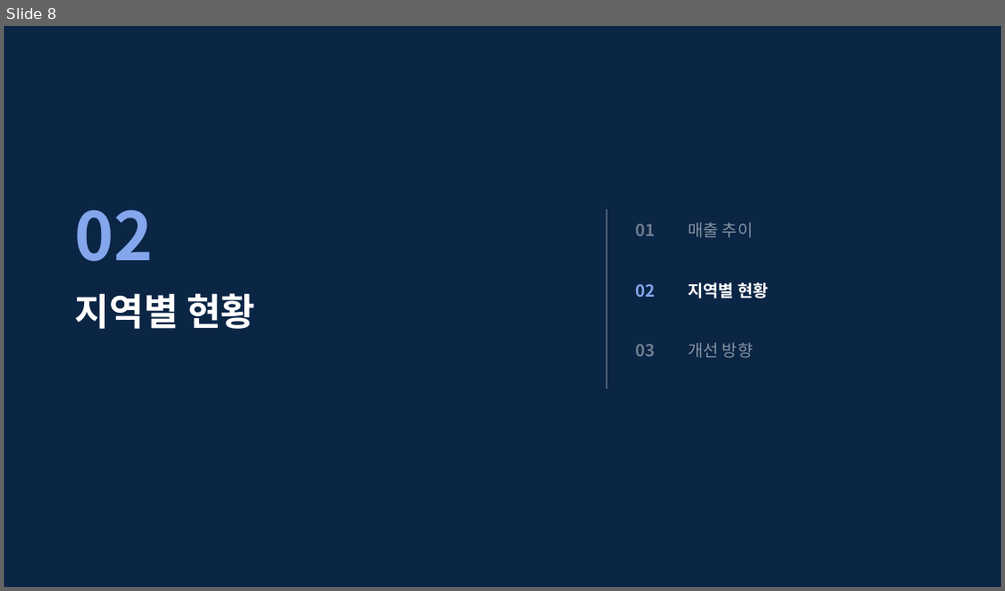
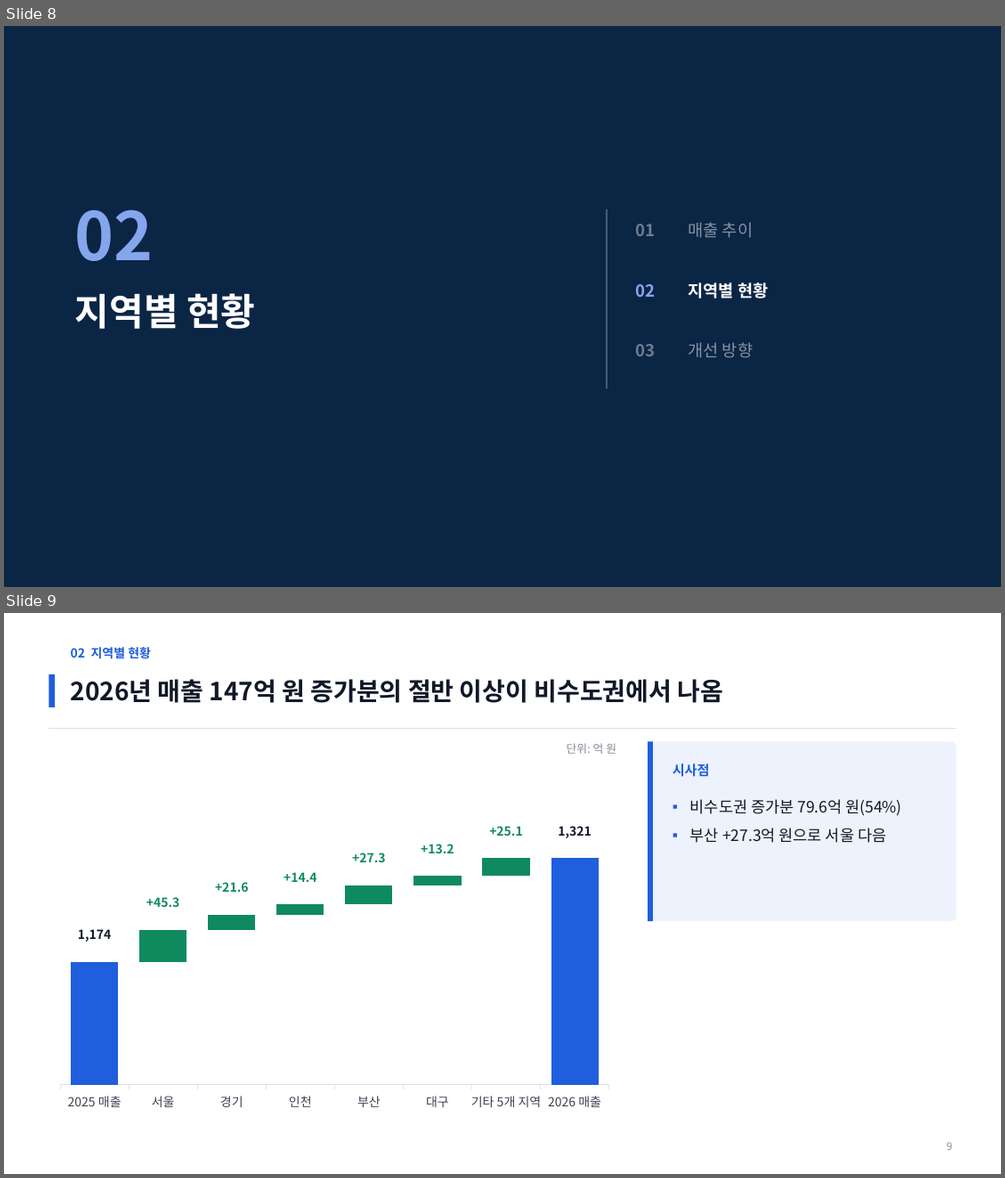
Before and after one commit to coindesktop/Awesome-PPT-SKILL, a slide deck: examples/sales-report/deck.pptx. Shown one above the other, each under a label of ours: slide 8 before the commit, slides 8 and 9 after it. The pictures are 1005x591 and 1005x1178 pixels, drawn with LibreOffice and Linux fonts; fonts in the diff are those of the drawing. Boxes give left, top, right and bottom in pixels: in the first picture for what was removed or moved away, otherwise in the second. Text is boxed around its words. In the diff, an @@ line names an element or a change of style, - is before the commit and + after.

```diff
--- a/examples/sales-report/deck.pptx
+++ b/examples/sales-report/deck.pptx
@@ slide 9 added at [4,613,1001,1174], background #FFFFFF @@
@@ text added at [71,647,151,659], 12 pt, text #1F5EDC, bold @@
+02 지역별 현황
@@ rectangle added at [48,674,55,707], fill #1F5EDC @@
@@ title added at [71,679,724,703], 24 pt, text #111827, bold @@
+2026년 매출 147억 원 증가분의 절반 이상이 비수도권에서 나옴
@@ line added from (48, 728) to (956, 728), #DDE3EC 1 pt @@
@@ text added at [566,743,616,754], 11 pt, text #838B98 @@
+단위: 억 원
@@ rounded rectangle added at [647,742,956,921], fill #EDF2FC @@
@@ rectangle added at [647,742,653,921], fill #1F5EDC @@
@@ column stacked chart added at [48,761,620,1118] @@
+categories: 2025 매출, 서울, 경기, 인천, 부산, 대구, 기타 5개 지역, 2026 매출
+Series 1: 0, 89, 92, 94, 95, 97, 98, 0
+Series 2: 89, -, -, -, -, -, -, 100
+Series 3: -, 3, 2, 1, 2, 1, 2, -
+Series 4: -, -, -, -, -, -, -, -
+Series 5: 6, 6, 6, 6, 6, 6, 6, 6
@@ text added at [672,763,710,777], 13 pt, text #1F5EDC, bold @@
+시사점
@@ text added at [690,799,901,843], 15 pt, text #111827 @@
+▪ 비수도권 증가분 79.6억 원(54%)
+▪ 부산 +27.3억 원으로 서울 다음
@@ text added at [947,1142,952,1150], 10 pt, text #838B98 @@
+9
```
Also in this commit, not shown: 11 slides changed, 1 other slide added, 12 other files.
